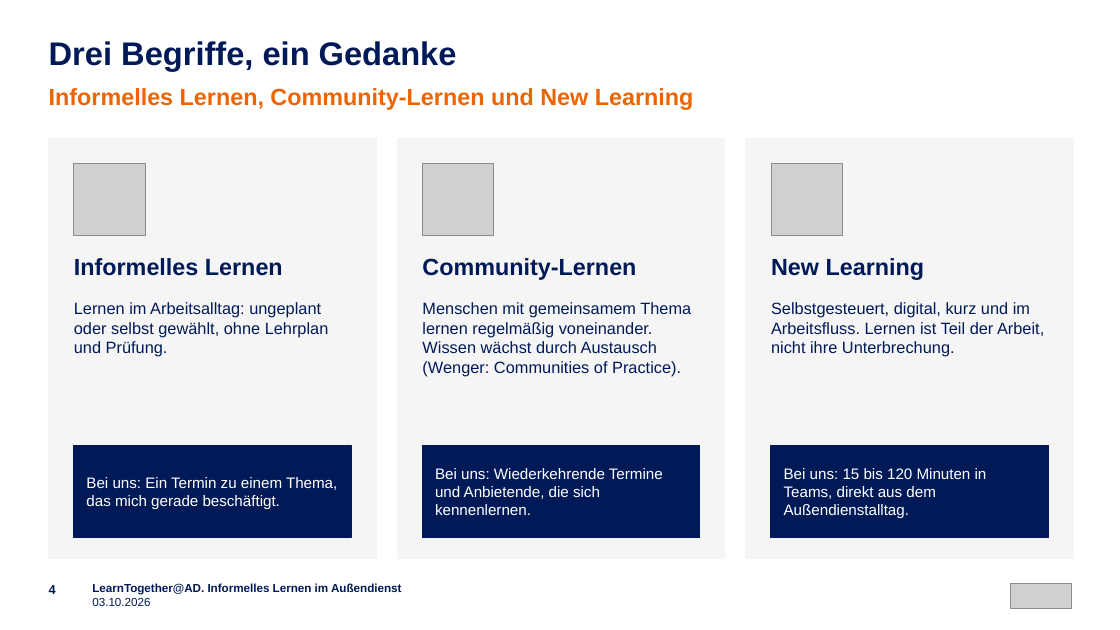
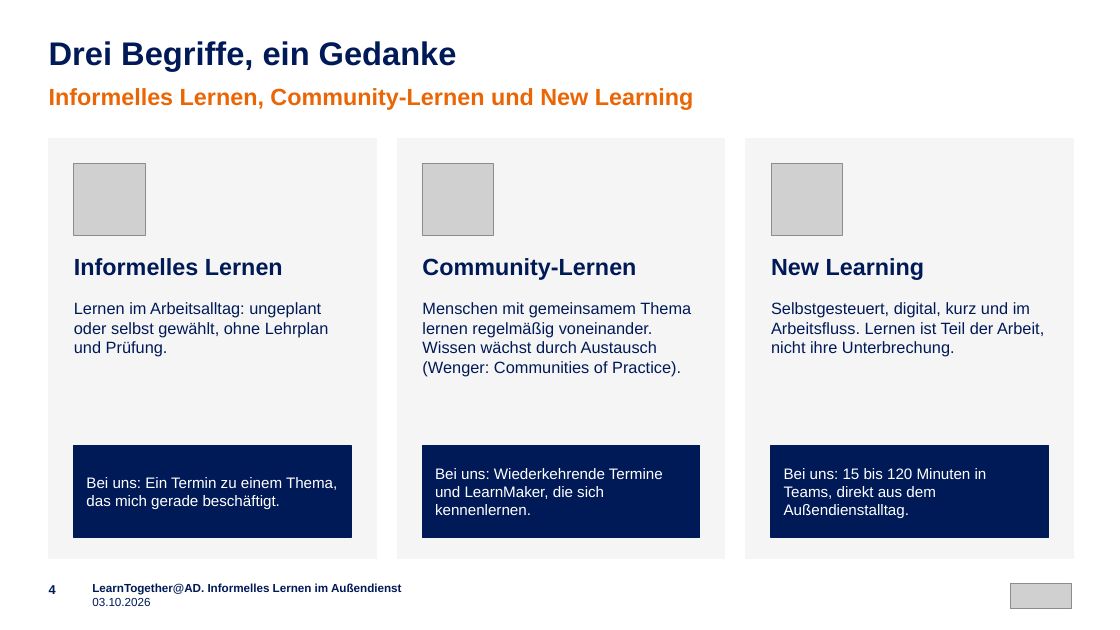
Before and after one commit to emplush/ruv_learntogether, a slide deck: slide 4 of docs/LearnTogether-AD_Praesentation.pptx. Drawn at 1120x630 pixels with LibreOffice and Linux fonts; fonts in the diff are those of the drawing; grey boxes stand for pictures. Boxes give left, top, right and bottom in pixels: in the first picture for what was removed or moved away, otherwise in the second. Text is boxed around its words. In the diff, an @@ line names an element or a change of style, - is before the commit and + after.

```diff
--- a/docs/LearnTogether-AD_Praesentation.pptx
+++ b/docs/LearnTogether-AD_Praesentation.pptx
@@ text at (435,468,663,515): text changed @@
-Bei uns: Wiederkehrende Termine und Anbietende, die sich kennenlernen.
+Bei uns: Wiederkehrende Termine und LearnMaker, die sich kennenlernen.
```
Also in this commit, not shown: 10 other slides changed, 35 other files.
